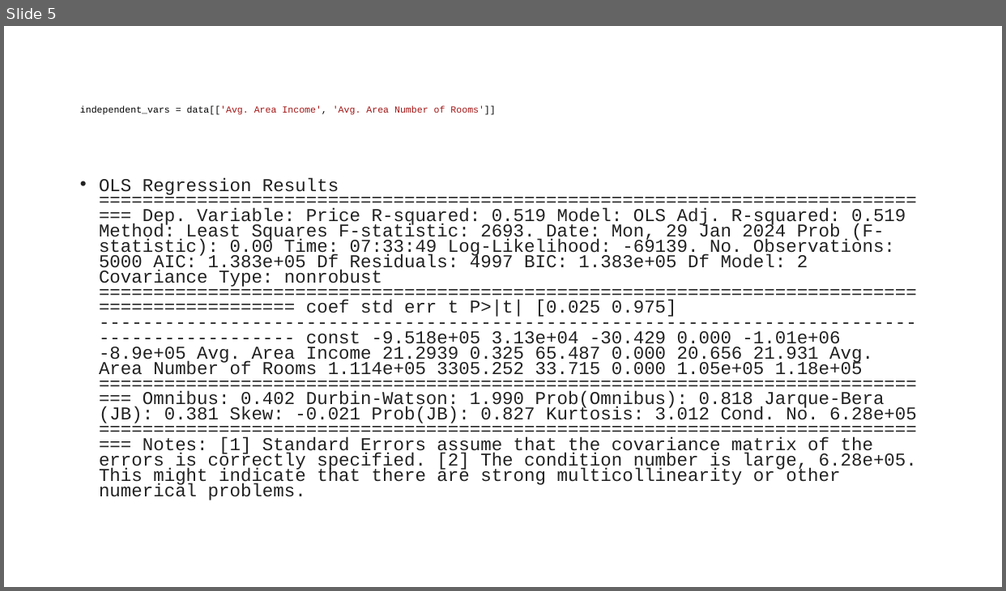
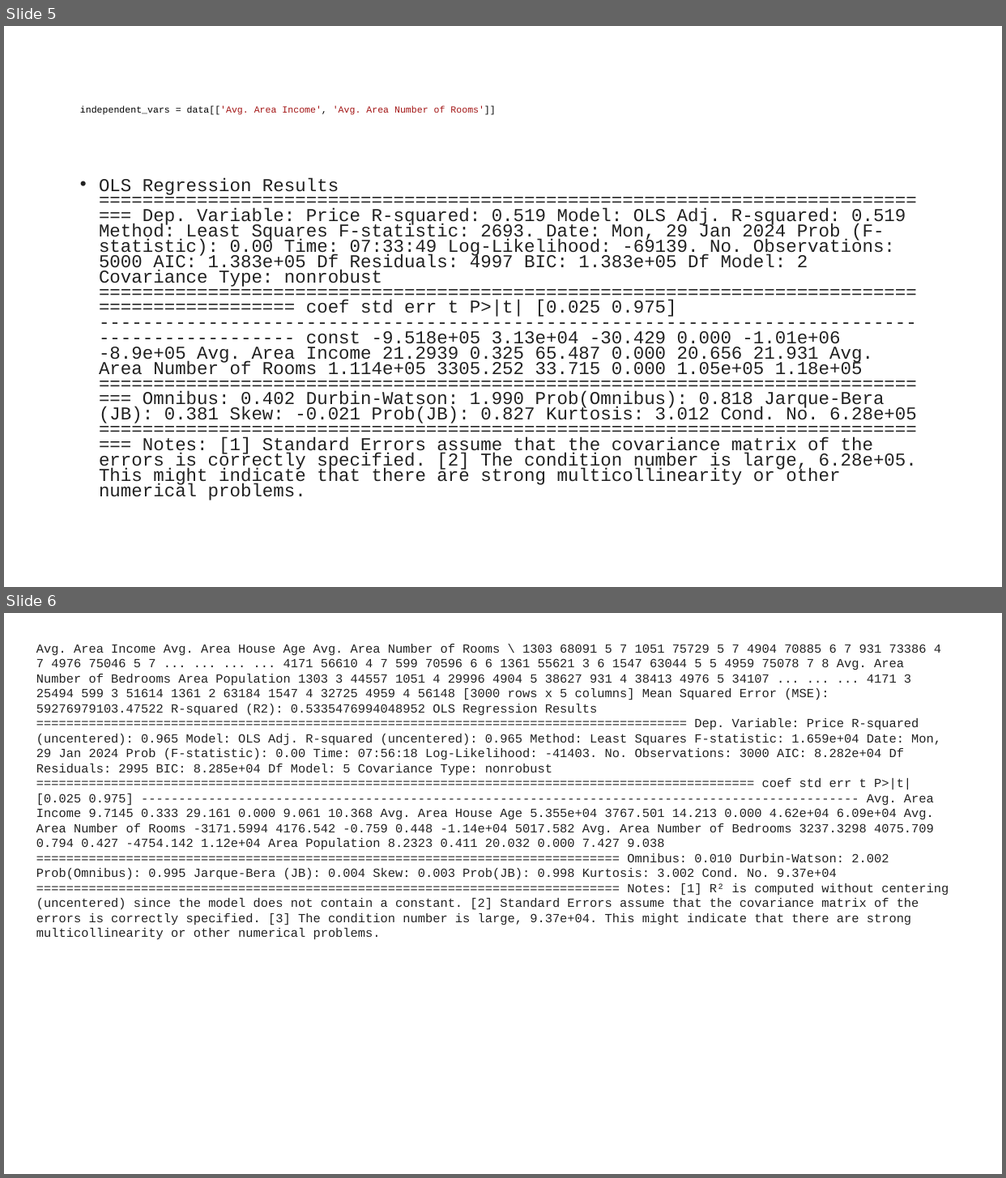
Before and after one commit to shuklagauravjn/agaveSubmission, a slide deck: Report.pptx. Shown one above the other, each under a label of ours: slide 5 before the commit, slides 5 and 6 after it. The pictures are 1006x591 and 1006x1178 pixels, drawn with LibreOffice and Linux fonts; fonts in the diff are those of the drawing. Boxes give left, top, right and bottom in pixels: in the first picture for what was removed or moved away, otherwise in the second. Text is boxed around its words. In the diff, an @@ line names an element or a change of style, - is before the commit and + after.

```diff
--- a/Report.pptx
+++ b/Report.pptx
@@ slide 6 added at [4,613,1002,1174], background #FFFFFF @@
@@ text added at [36,644,948,940], 12 pt, text #212121 @@
+Avg. Area Income Avg. Area House Age Avg. Area Number of Rooms \ 1303 68091 5 7 1051 75729 5 7 4904 70885 6 7 931 73386 4 7 4976 75046 5 7 ... ... ... ... 4171 56610 4 7 599 70596 6 6 1361 55621 3 6 1547 63044 5 5 4959 75078 7 8 Avg. Area Number of Bedrooms Area Population 1303 3 44557 1051 4 29996 4904 5 38627 931 4 38413 4976 5 34107 ... ... ... 4171 3 25494 599 3 51614 1361 2 63184 1547 4 32725 4959 4 56148 [3000 rows x 5 columns] Mean Squared Error (MSE): 59276979103.47522 R-squared (R2): 0.5335476994048952 OLS Regression Results ======================================================================================= Dep. Variable: Price R-squared (uncentered): 0.965 Model: OLS Adj. R-squared (uncentered): 0.965 Method: Least Squares F-statistic: 1.659e+04 Date: Mon, 29 Jan 2024 Prob (F-statistic): 0.00 Time: 07:56:18 Log-Likelihood: -41403. No. Observations: 3000 AIC: 8.282e+04 Df Residuals: 2995 BIC: 8.285e+04 Df Model: 5 Covariance Type: nonrobust ================================================================================================ coef std err t P>|t| [0.025 0.975] ------------------------------------------------------------------------------------------------ Avg. Area Income 9.7145 0.333 29.161 0.000 9.061 10.368 Avg. Area House Age 5.355e+04 3767.501 14.213 0.000 4.62e+04 6.09e+04 Avg. Area Number of Rooms -3171.5994 4176.542 -0.759 0.448 -1.14e+04 5017.582 Avg. Area Number of Bedrooms 3237.3298 4075.709 0.794 0.427 -4754.142 1.12e+04 Area Population 8.2323 0.411 20.032 0.000 7.427 9.038 ============================================================================== Omnibus: 0.010 Durbin-Watson: 2.002 Prob(Omnibus): 0.995 Jarque-Bera (JB): 0.004 Skew: 0.003 Prob(JB): 0.998 Kurtosis: 3.002 Cond. No. 9.37e+04 ============================================================================== Notes: [1] R² is computed without centering (uncentered) since the model does not contain a constant. [2] Standard Errors assume that the covariance matrix of the errors is correctly specified. [3] The condition number is large, 9.37e+04. This might indicate that there are strong multicollinearity or other numerical problems.
```
Also in this commit, not shown: 1 other slide added, 1 other file.
